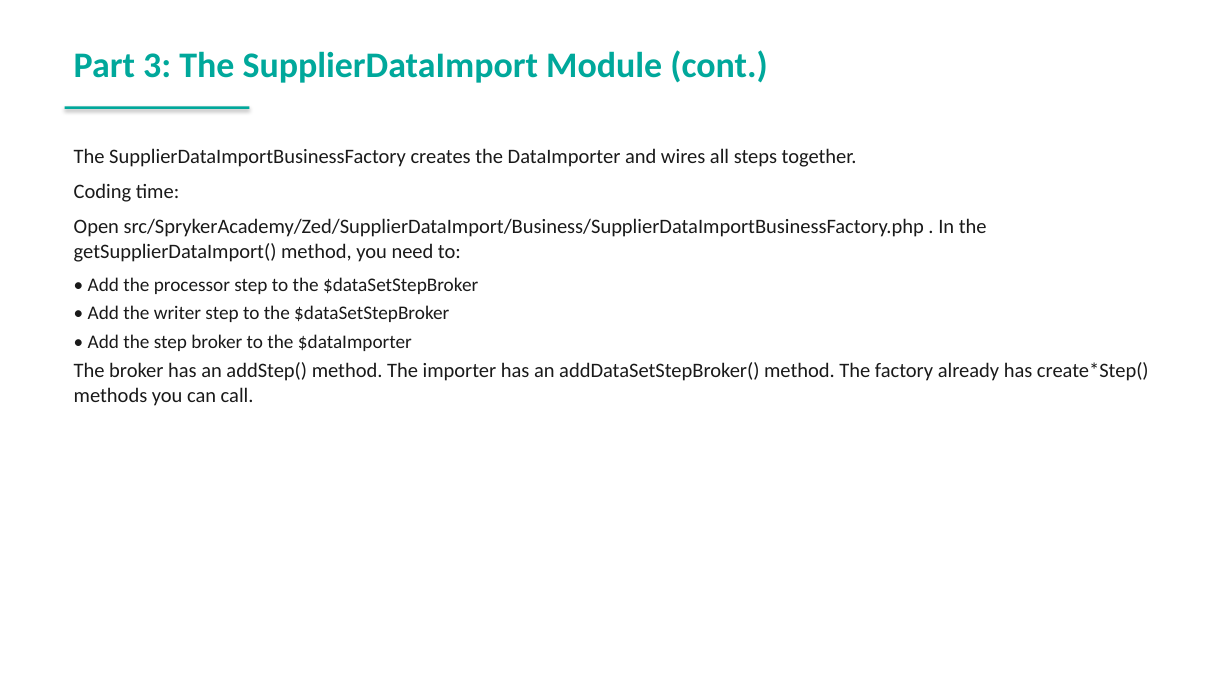
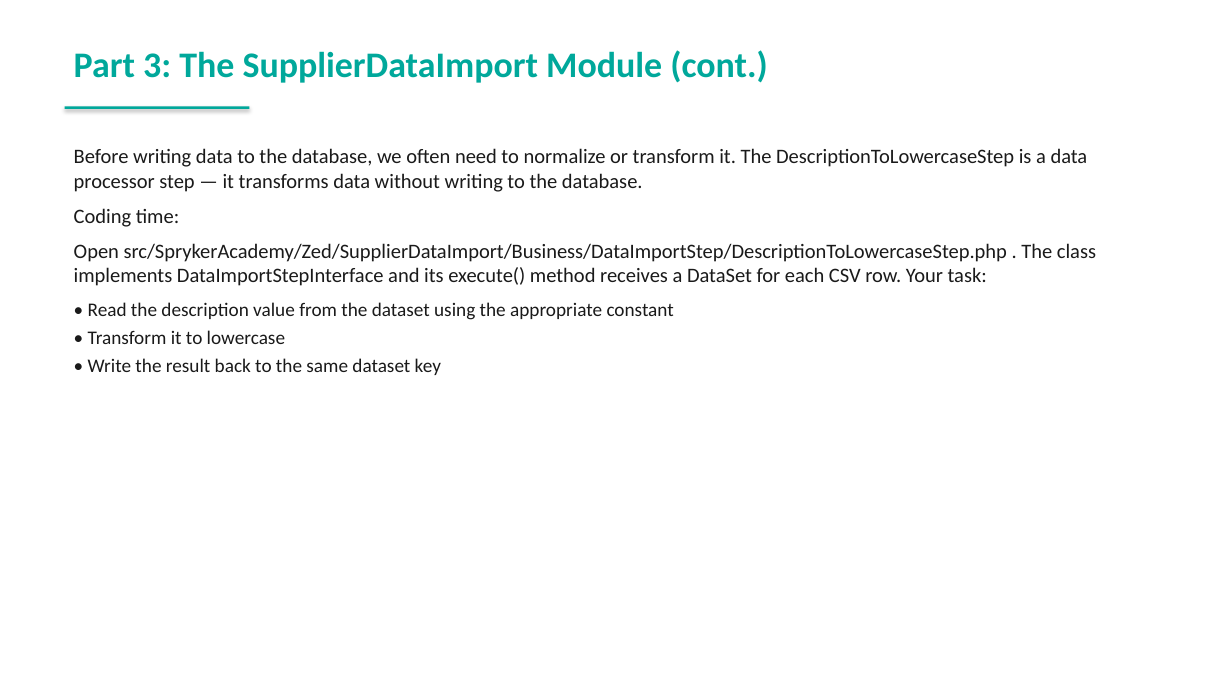
Before and after one commit to spryker-academy/instructor-exercises, a slide deck: slide 17 of guides-pptx/spryker-academy-professional.pptx. Drawn at 1232x693 pixels with LibreOffice and Linux fonts; fonts in the diff are those of the drawing. Boxes give left, top, right and bottom in pixels: in the first picture for what was removed or moved away, otherwise in the second. Text is boxed around its words. In the diff, an @@ line names an element or a change of style, - is before the commit and + after.

```diff
--- a/guides-pptx/spryker-academy-professional.pptx
+++ b/guides-pptx/spryker-academy-professional.pptx
@@ text at (74, 148, 1088, 192): text changed @@
-The SupplierDataImportBusinessFactory creates the DataImporter and wires all steps together.
+Before writing data to the database, we often need to normalize or transform it. The DescriptionToLowercaseStep is a data processor step — it transforms data without writing to the database.
@@ text at (74, 243, 1096, 375): text changed @@
-Open src/SprykerAcademy/Zed/SupplierDataImport/Business/SupplierDataImportBusinessFactory.php . In the getSupplierDataImport() method, you need to:
-• Add the processor step to the $dataSetStepBroker
-• Add the writer step to the $dataSetStepBroker
-• Add the step broker to the $dataImporter
-The broker has an addStep() method. The importer has an addDataSetStepBroker() method. The factory already has create*Step() methods you can call.
+Open src/SprykerAcademy/Zed/SupplierDataImport/Business/DataImportStep/DescriptionToLowercaseStep.php . The class implements DataImportStepInterface and its execute() method receives a DataSet for each CSV row. Your task:
+• Read the description value from the dataset using the appropriate constant
+• Transform it to lowercase
+• Write the result back to the same dataset key
```
Also in this commit, not shown: 106 other slides changed, 23 slides added, 11 slides removed, 46 other files.
